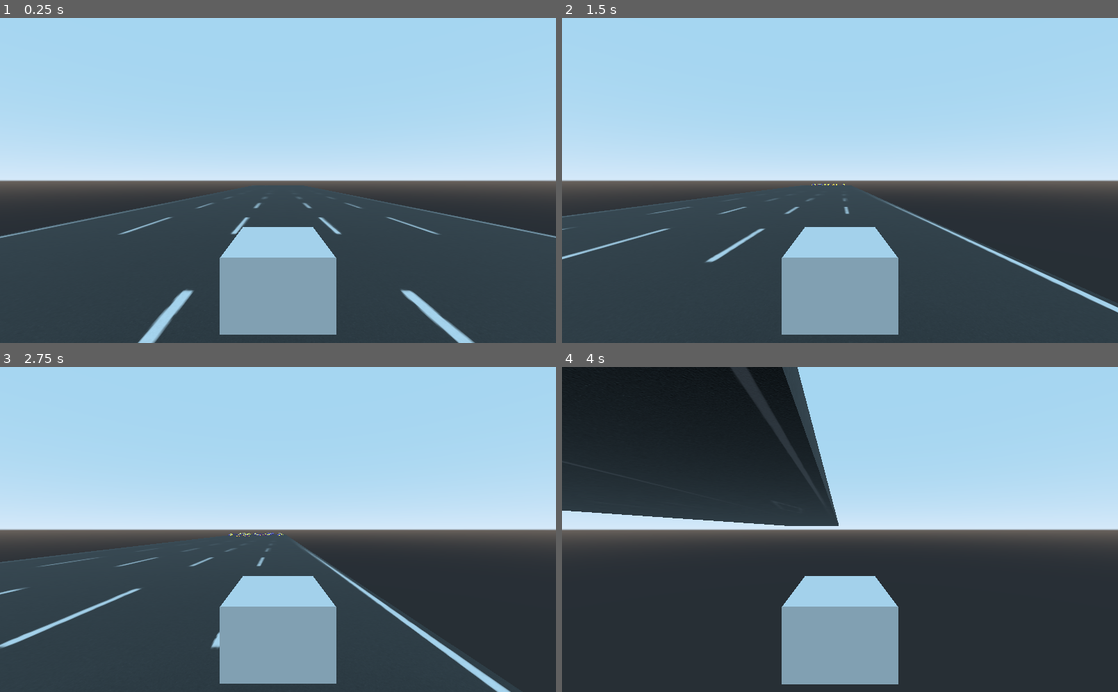
Above: before the commit, frames 1-4 (two rows, left to right).
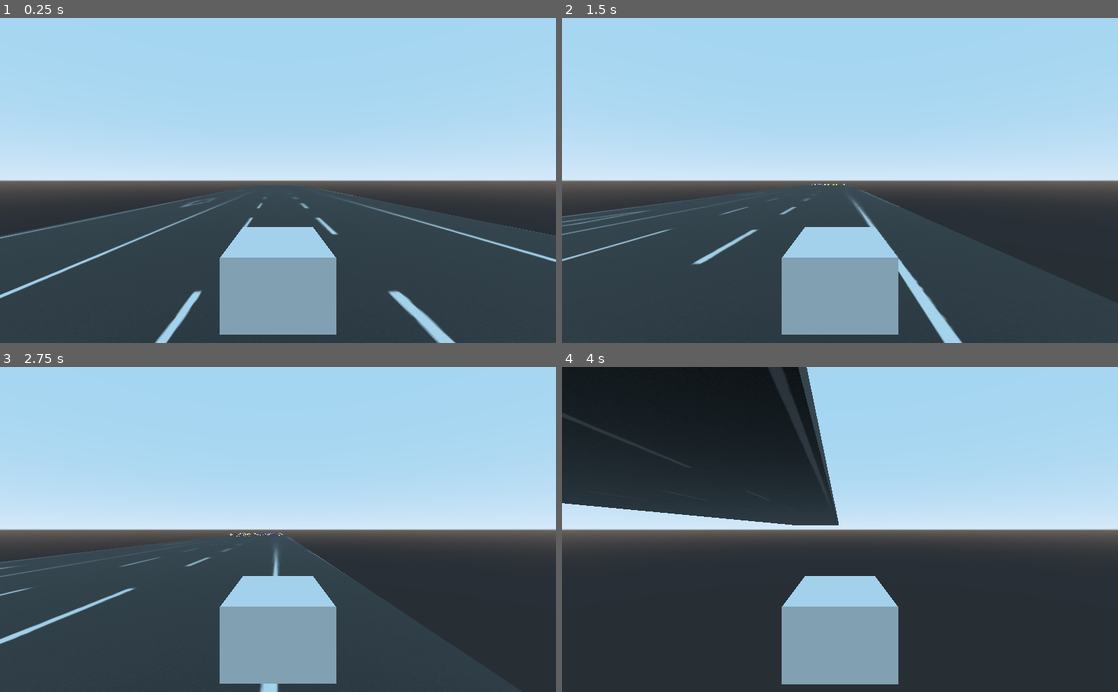
Above: after the commit, the same moments.

Repository: CloneDeath/TokyoBlue
Game: Godot game, scene res://Main.tscn
Same seed, same stepped clock (60 frames per second), same inputs: the game is played once before the commit and once after it.
Inputs:
- Up to frame 1 (0.25 s): no input
- Up to frame 2 (1.5 s): hold D (move_right) 0.53-1.28 s; hold A (move_left) from 1.28 s (still down)
- Up to frame 3 (2.75 s): release A (move_left) at 2.03 s; hold D (move_right) from 2.03 s (still down)
- Up to frame 4 (4 s): release D (move_right) at 3.53 s; hold A (move_left) from 3.53 s (still down)

The runs differ from the first frame. In frame 1, 2.8% of the frame differs, in the area x 0-100%, y 52-100%; in frame 2, 2.1%; in frame 3, 1.8%; in frame 4, 2.6%.

Commit message:
Add near and far snap points to track

Diff:
--- a/Environment/Prefabs/Straight Track.tscn
+++ b/Environment/Prefabs/Straight Track.tscn
@@ -7,9 +7,10 @@
 
 extents = Vector3( 9.9897, 0.239042, 24.9995 )
 
-[node name="Straight Track" index="0" instance=ExtResource( 1 )]
+[node name="Straight Track" instance=ExtResource( 1 )]
 
 [node name="Straight_Track" parent="." index="0"]
+transform = Transform( -1, 8.74228e-008, 0, -8.74228e-008, -1, 0, 0, 0, 1, 0, 0, 0 )
 material/0 = ExtResource( 2 )
 
 [node name="StaticBody" type="StaticBody" parent="Straight_Track" index="0"]
Not shown, changed: Environment/Meshes/Straight Track.lxo
